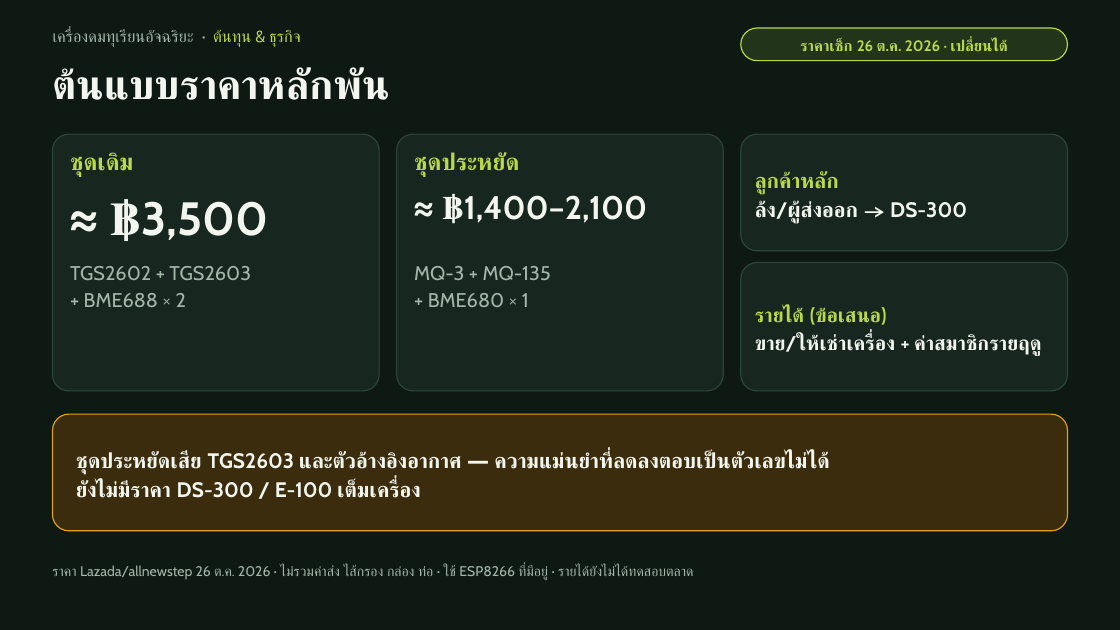
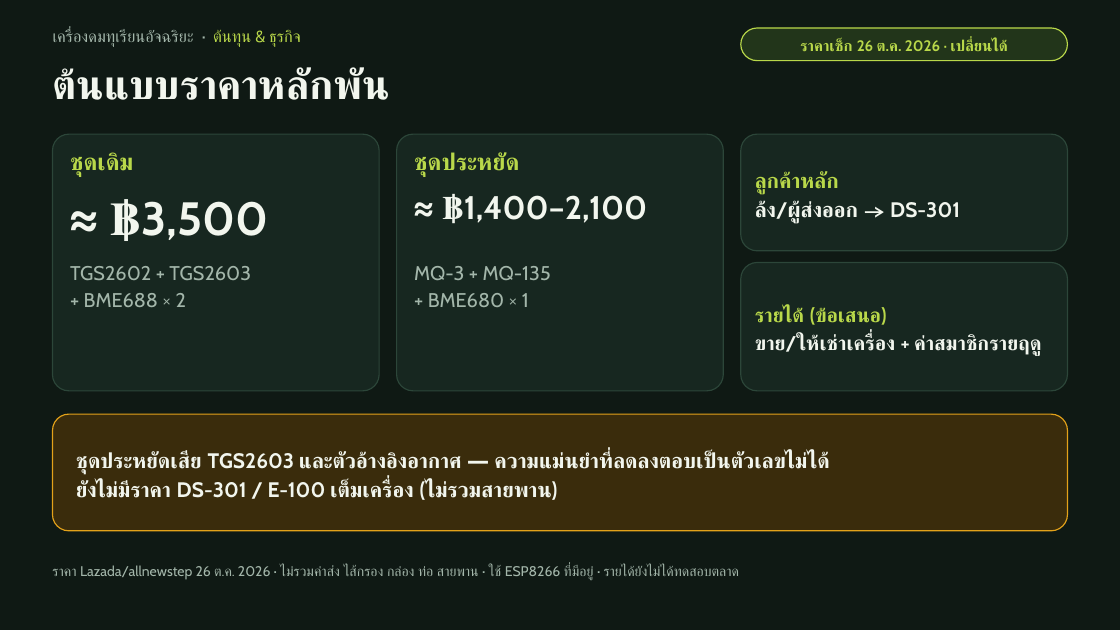
Before and after one commit to moolek02/e-nose-hub, a slide deck: slide 12 of docs/e-nose-pitch-deck-v2.pptx. Drawn at 1120x630 pixels with LibreOffice and Linux fonts; fonts in the diff are those of the drawing. Boxes give left, top, right and bottom in pixels: in the first picture for what was removed or moved away, otherwise in the second. Text is boxed around its words. In the diff, an @@ line names an element or a change of style, - is before the commit and + after.

```diff
--- a/docs/e-nose-pitch-deck-v2.pptx
+++ b/docs/e-nose-pitch-deck-v2.pptx
@@ text at box(755, 200, 960, 223): text changed @@
-ล้ง/ผู้ส่งออก → DS-300
+ล้ง/ผู้ส่งออก → DS-301
@@ text at box(76, 479, 558, 500): text changed @@
-ยังไม่มีราคา DS-300 / E-100 เต็มเครื่อง
+ยังไม่มีราคา DS-301 / E-100 เต็มเครื่อง (ไม่รวมสายพาน)
@@ text at box(52, 565, 740, 580): text changed @@
-ราคา Lazada/allnewstep 26 ต.ค. 2026 · ไม่รวมค่าส่ง ไส้กรอง กล่อง ท่อ · ใช้ ESP8266 ที่มีอยู่ · รายได้ยังไม่ได้ทดสอบตลาด
+ราคา Lazada/allnewstep 26 ต.ค. 2026 · ไม่รวมค่าส่ง ไส้กรอง กล่อง ท่อ สายพาน · ใช้ ESP8266 ที่มีอยู่ · รายได้ยังไม่ได้ทดสอบตลาด
```
Also in this commit, not shown: 10 other slides changed, 4 other files.
